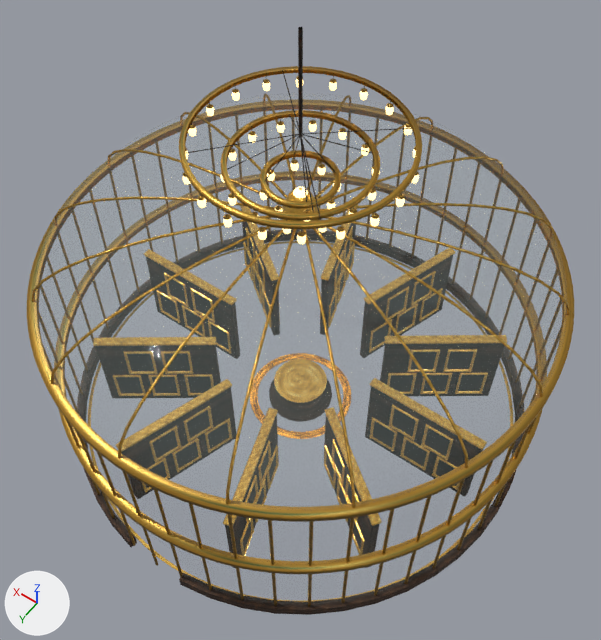
Two versions of the glTF model sp_f2_vault.glb, one commit apart.
The view is the same before and after, from a 50 mm lens placed at (-13.5, 16.0, 46.5), pointed at (-1.2, -1.3, 19.4). The lights are fixed; the arrows at lower left show +X, +Y and +Z. The picture after the commit comes second. Vertices at exactly the same position are counted once.

Objects in the first picture: 'spire'.
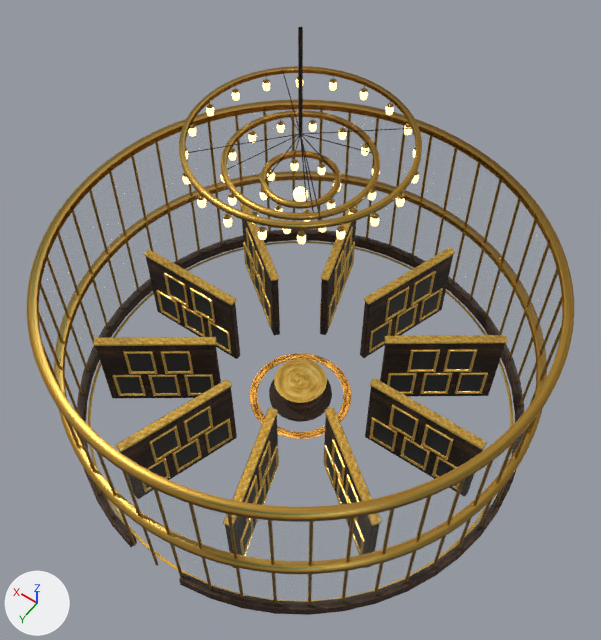
What differs and where, as boxes (x1, y1, x2, y2) in the pictures (601 x 640 px):
part 1 of me_spire, deleted: before (32, 93, 569, 508)
part 2 of me_spire, deleted: before (33, 93, 568, 511)

What changed in the scene script:
```text
Change me_spire:
    used by ob_spire; location = (0.0, 0.0, 0.0)
    remove me_spire.from_pydata(...)  # 17437 vertices, 29280 faces; spans x -11.2..11.2, y -14.2..8.2, z 10.5..31.5
    add me_spire.from_pydata(...)  # 16112 vertices, 26912 faces; spans x -11.2..11.2, y -14.2..8.2, z 10.5..31.5
    me_spire part 1: 16 loose pieces with 822 vertices, spanning x -11.1..11.1, y -14.0..8.1, z 20.3..23.6, are deleted
    me_spire part 2: 503 vertices removed from x -11.0..11.0, y -14.0..8.0, z 20.3..24.8
```
